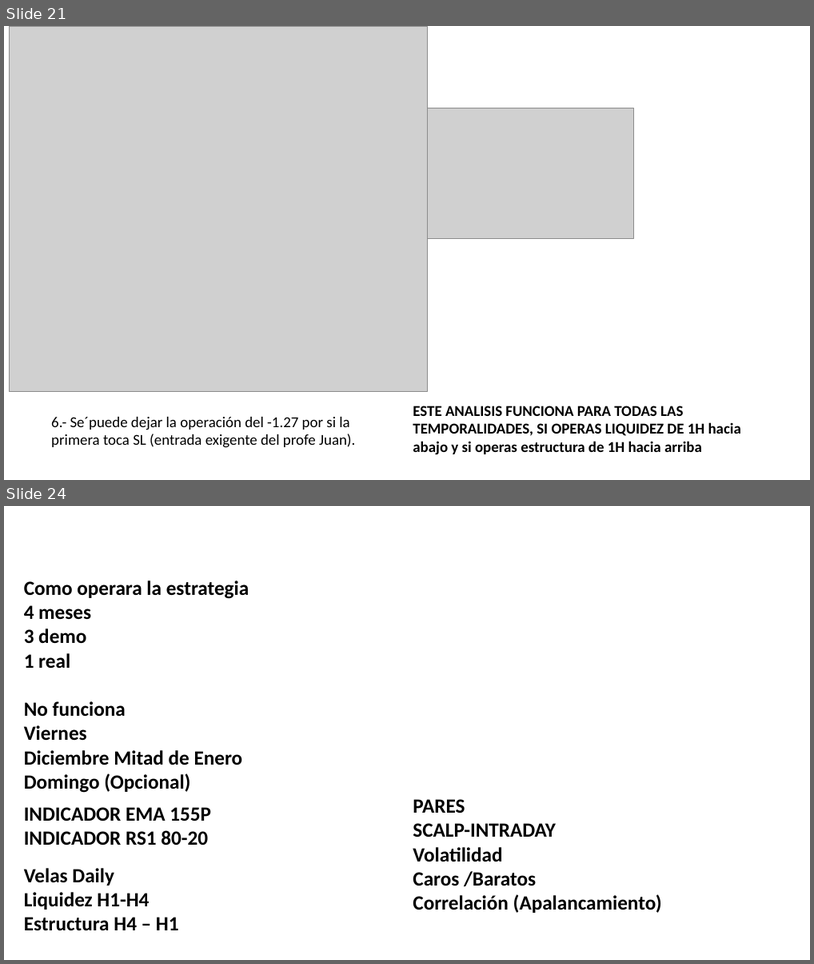
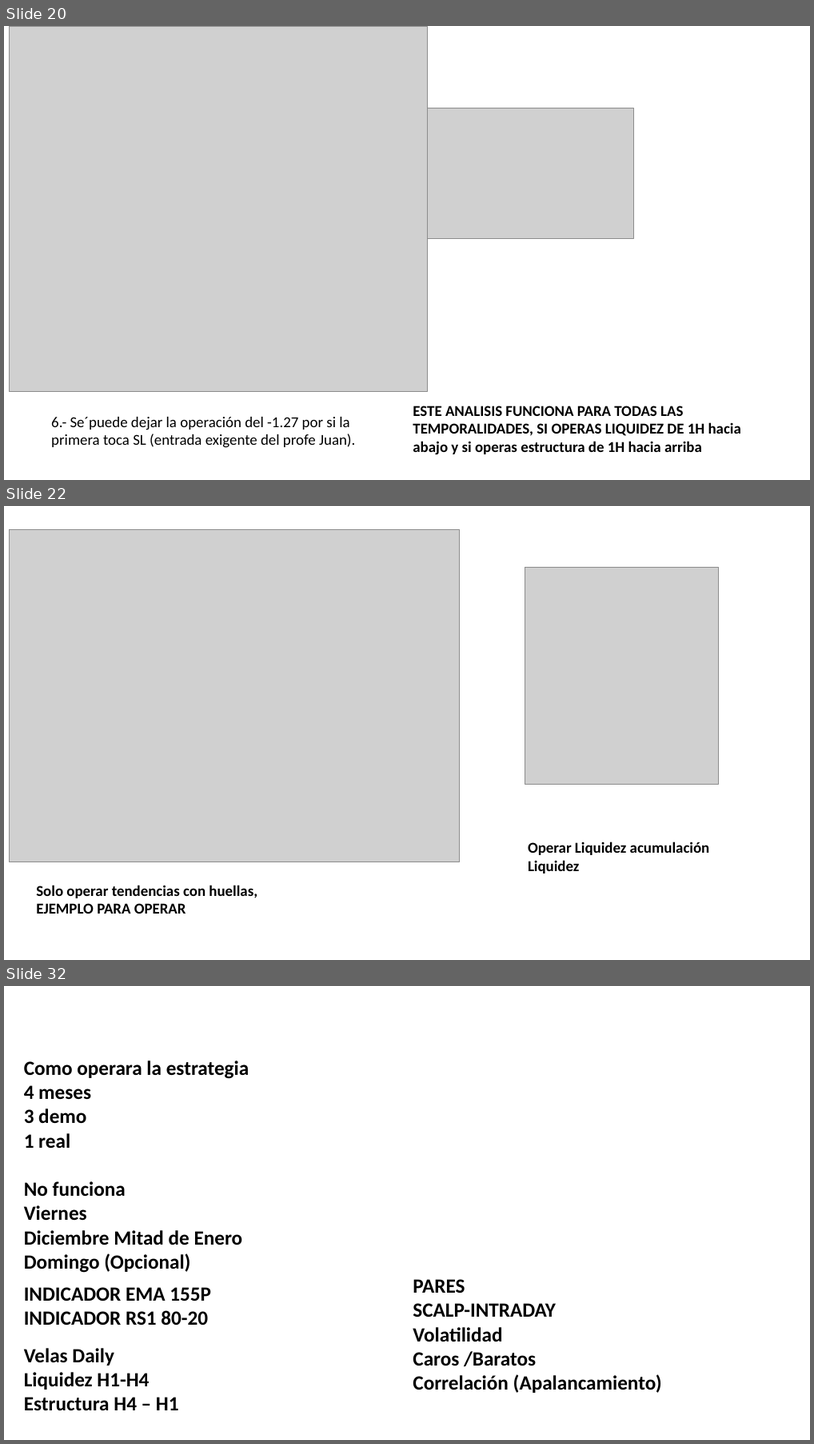
Before and after one commit to Edd1eware/Yields_Academy, a slide deck: Manual_YIELDS_ACADEMY.pptx. Shown one above the other, each under a label of ours: slides 21 and 24 before the commit, slides 20, 22 and 32 after it; the slides between them are not shown. The pictures are 814x964 and 814x1444 pixels, drawn with LibreOffice and Linux fonts; fonts in the diff are those of the drawing; grey boxes stand for pictures. Boxes give left, top, right and bottom in pixels: in the first picture for what was removed or moved away, otherwise in the second. Text is boxed around its words. In the diff, an @@ line names an element or a change of style, - is before the commit and + after.

```diff
--- a/Manual_YIELDS_ACADEMY.pptx
+++ b/Manual_YIELDS_ACADEMY.pptx
@@ slide 22 added at (x1=4, y1=506, x2=810, y2=960), background #FFFFFF @@
@@ picture added at (x1=9, y1=529, x2=459, y2=862) @@
@@ picture added at (x1=526, y1=567, x2=718, y2=784) @@
@@ text added at (x1=528, y1=841, x2=710, y2=873), 18 pt, text #000000, bold @@
+Operar Liquidez acumulación Liquidez
@@ text added at (x1=36, y1=884, x2=258, y2=913), 18 pt, text #000000, bold @@
+Solo operar tendencias con huellas, EJEMPLO PARA OPERAR
@@ what was slide 21 is now slide 20 @@
@@ what was slide 24 is now slide 32 @@
```
Also in this commit, not shown: 2 slides changed, 9 other slides added, 2 slides removed.
